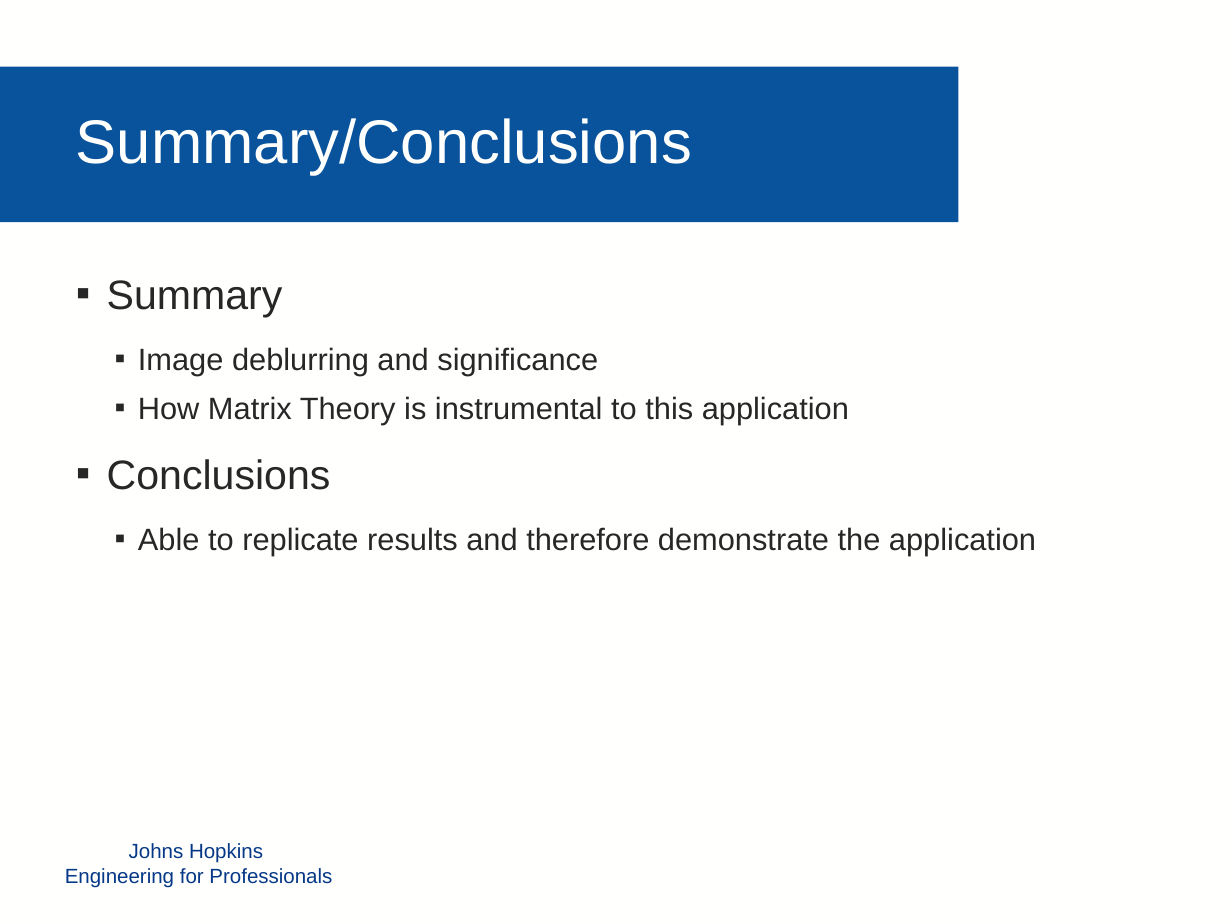
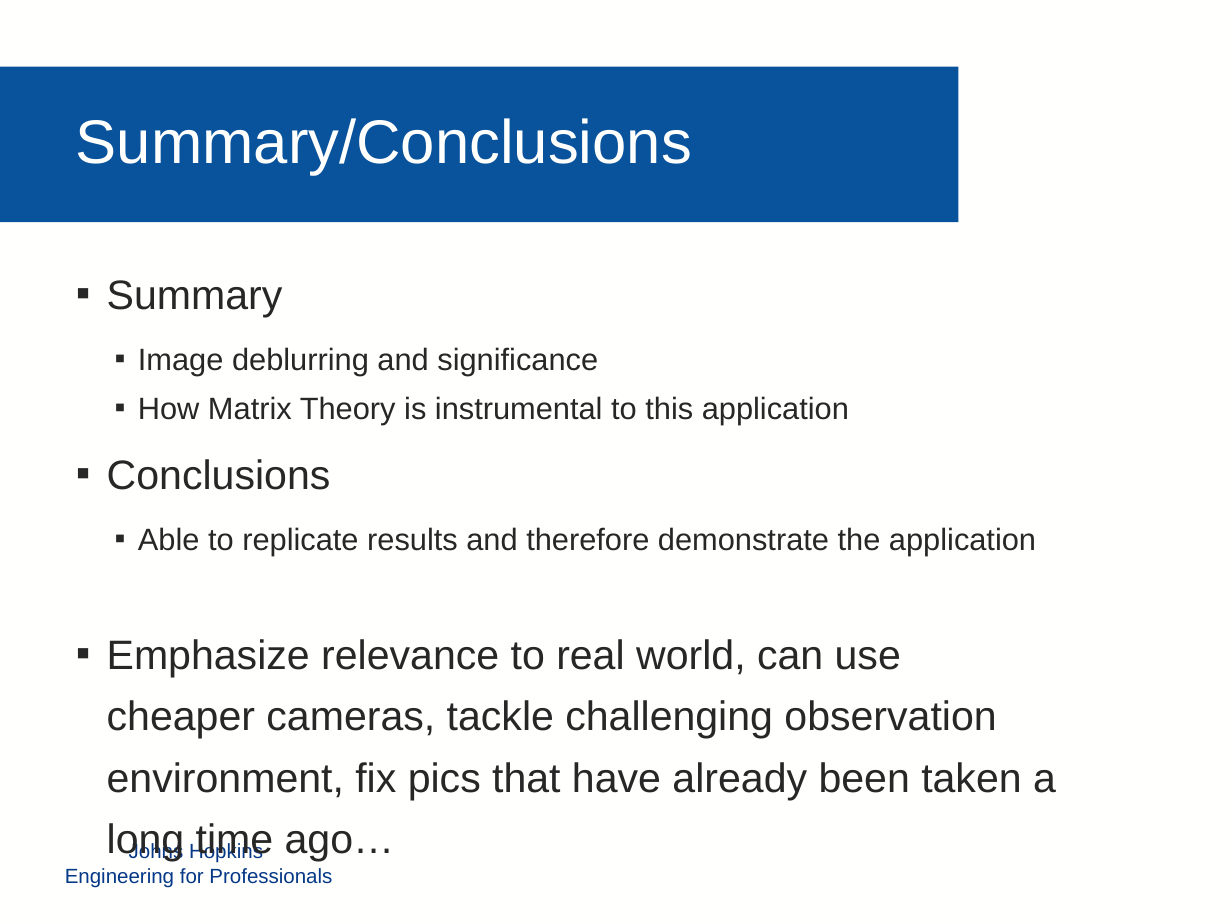
Before and after one commit to mollyn/matrixTheoryProject, a slide deck: slide 8 of Presentation/Diederich_Grassi_Nichols_PPT.pptx. Drawn at 1232x924 pixels with LibreOffice and Linux fonts; fonts in the diff are those of the drawing; background and template pictures are left out. Boxes give left, top, right and bottom in pixels: in the first picture for what was removed or moved away, otherwise in the second. Text is boxed around its words. In the diff, an @@ line names an element or a change of style, - is before the commit and + after.

```diff
--- a/Presentation/Diederich_Grassi_Nichols_PPT.pptx
+++ b/Presentation/Diederich_Grassi_Nichols_PPT.pptx
@@ text at [107, 639, 1056, 862]: paragraph added @@
+▪ Emphasize relevance to real world, can use cheaper cameras, tackle challenging observation environment, fix pics that have already been taken a long time ago…
```
Also in this commit, not shown: 2 other slides changed, 1 other file.
